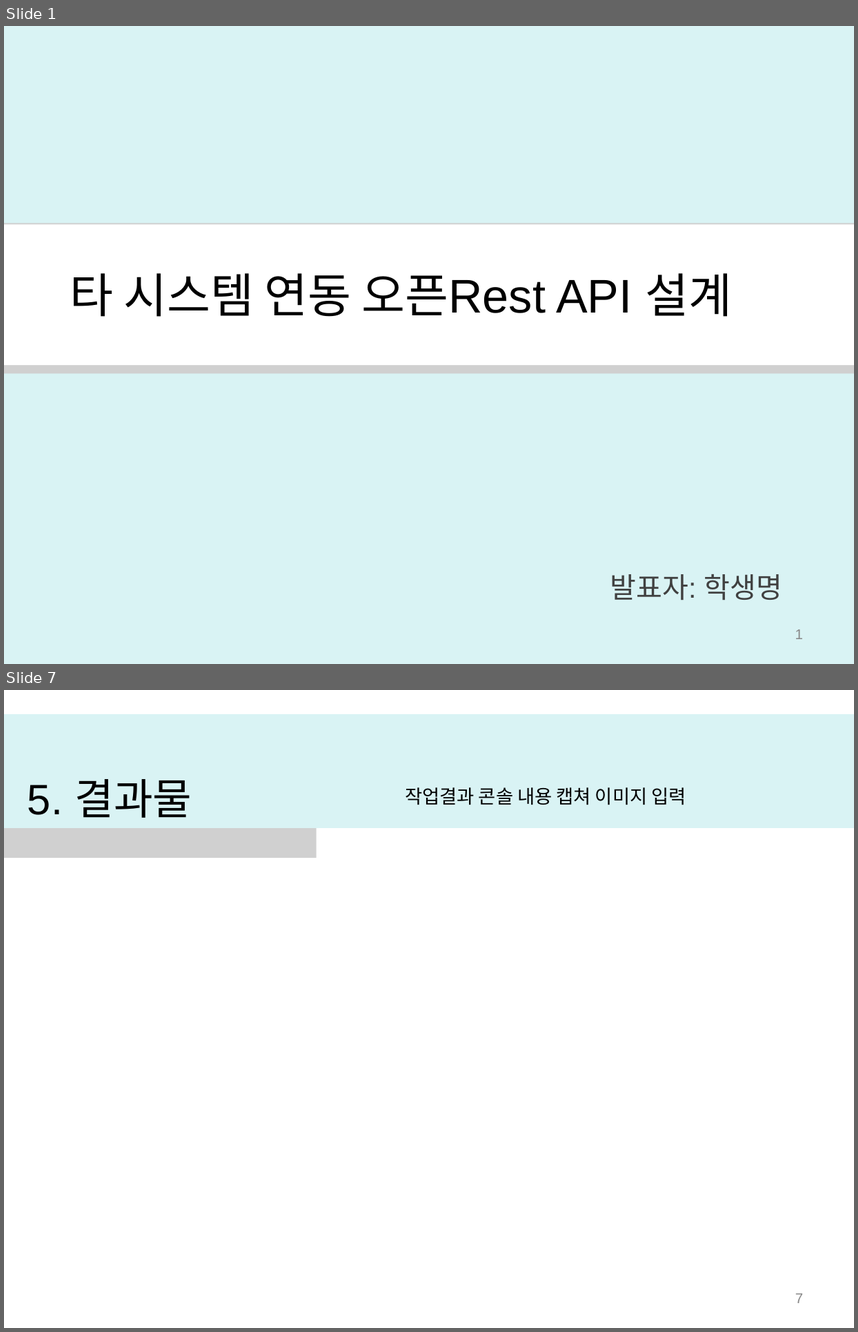
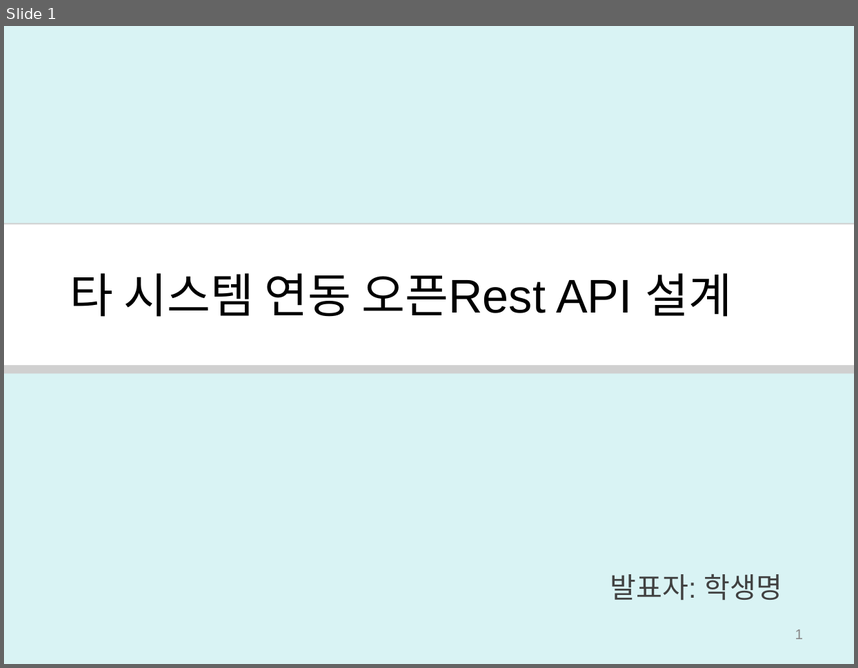
Before and after one commit to miniplugin/human, a slide deck: git_img/develop_report.pptx. Shown one above the other, each under a label of ours: slides 1 and 7 before the commit, slide 1 after it; the slides between them are not shown. The pictures are 858x1332 and 858x668 pixels, drawn with LibreOffice and Linux fonts; fonts in the diff are those of the drawing; grey boxes stand for pictures; background and template pictures are left out. Boxes give left, top, right and bottom in pixels: in the first picture for what was removed or moved away, otherwise in the second. Text is boxed around its words. In the diff, an @@ line names an element or a change of style, - is before the commit and + after.

```diff
--- a/git_img/develop_report.pptx
+++ b/git_img/develop_report.pptx
@@ slide 7 removed at box(4, 690, 854, 1328), background #FFFFFF @@
@@ freeform shape removed at box(4, 713, 854, 828) @@
@@ picture removed at box(4, 759, 316, 858) @@
@@ title removed at box(27, 779, 192, 818) @@
-5. 결과물
@@ text removed at box(405, 787, 686, 805) @@
-작업결과 콘솔 내용 캡쳐 이미지 입력
@@ page number removed at box(795, 1293, 803, 1303) @@
-7
```
Also in this commit, not shown: 5 slides changed, 1 slide added, 2 other slides removed.
